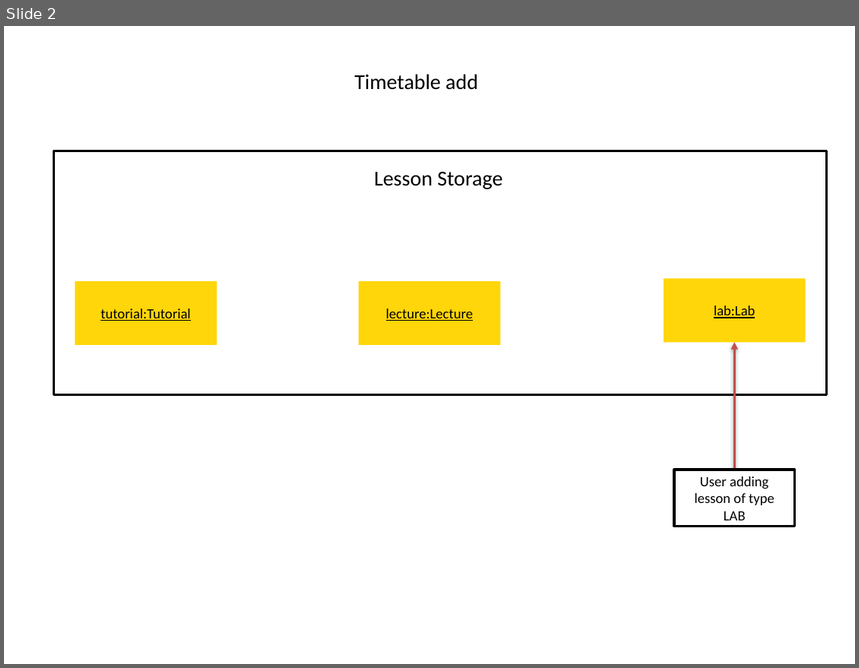
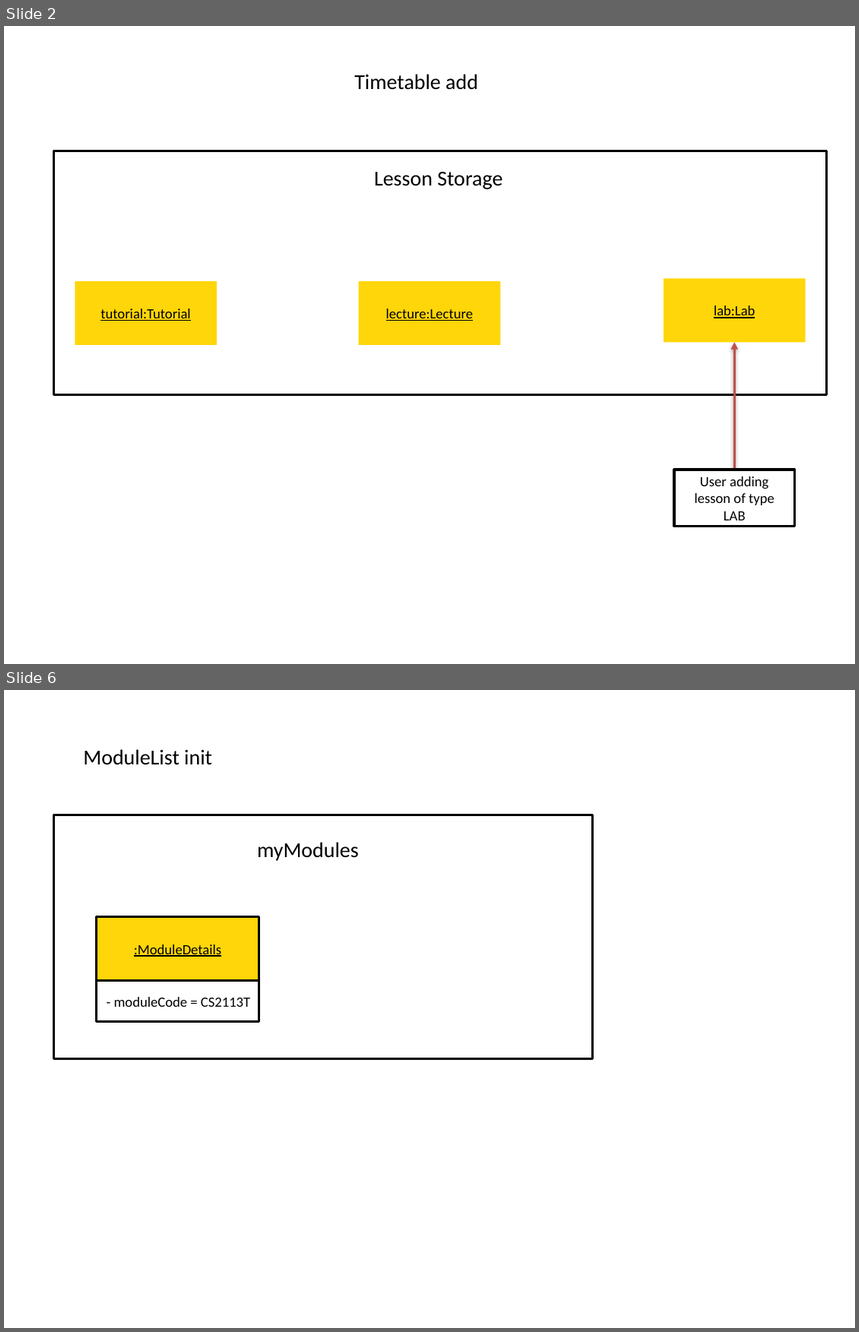
Before and after one commit to shyamgj1900/tp, a slide deck: docs/assets/DG Diagrams.pptx. Shown one above the other, each under a label of ours: slide 2 before the commit, slides 2 and 6 after it; the slides between them are not shown. The pictures are 859x668 and 859x1332 pixels, drawn with LibreOffice and Linux fonts; fonts in the diff are those of the drawing. Boxes give left, top, right and bottom in pixels: in the first picture for what was removed or moved away, otherwise in the second. Text is boxed around its words. In the diff, an @@ line names an element or a change of style, - is before the commit and + after.

```diff
--- a/docs/assets/DG Diagrams.pptx
+++ b/docs/assets/DG Diagrams.pptx
@@ slide 6 added at [4,690,855,1328], background #FFFFFF @@
@@ text added at [83,749,212,765], 18 pt, text #000000 @@
+ModuleList init
@@ rectangle added at [53,815,592,1059], fill #FFFFFF, outline #000000 2 pt @@
@@ text added at [257,842,359,861], 18 pt, text #000000 @@
+myModules
@@ group added at [96,917,259,1022]: 3 rectangles, 1 text @@
+- moduleCode = CS2113T
+:ModuleDetails
```
Also in this commit, not shown: 2 other files.
